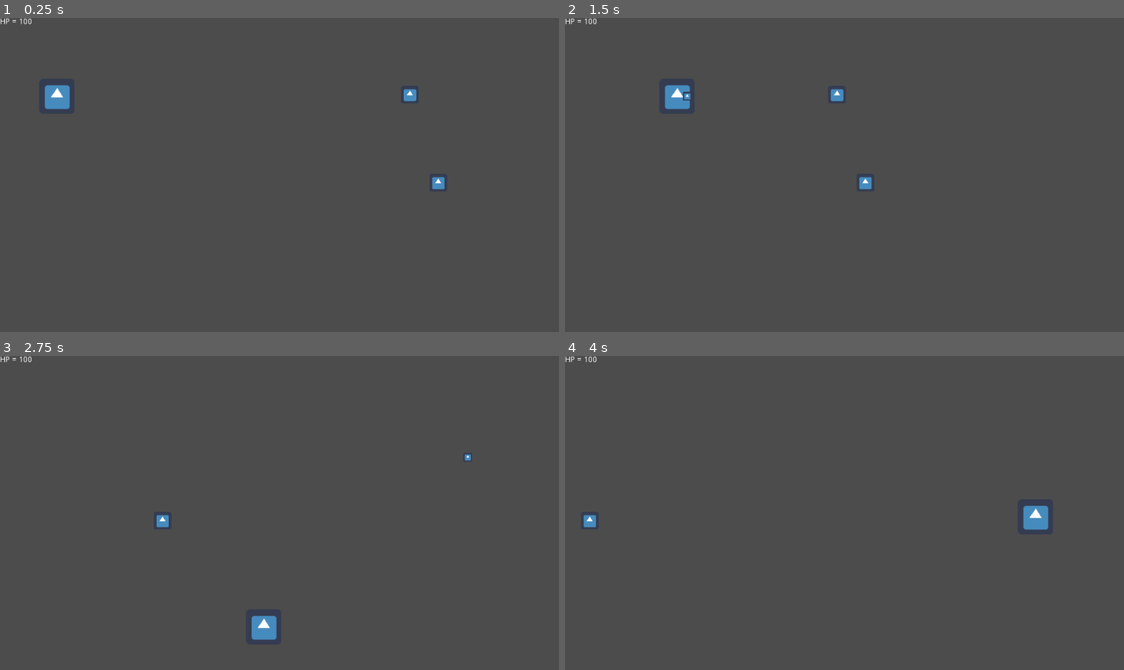
Above: before the commit, frames 1-4 (two rows, left to right).
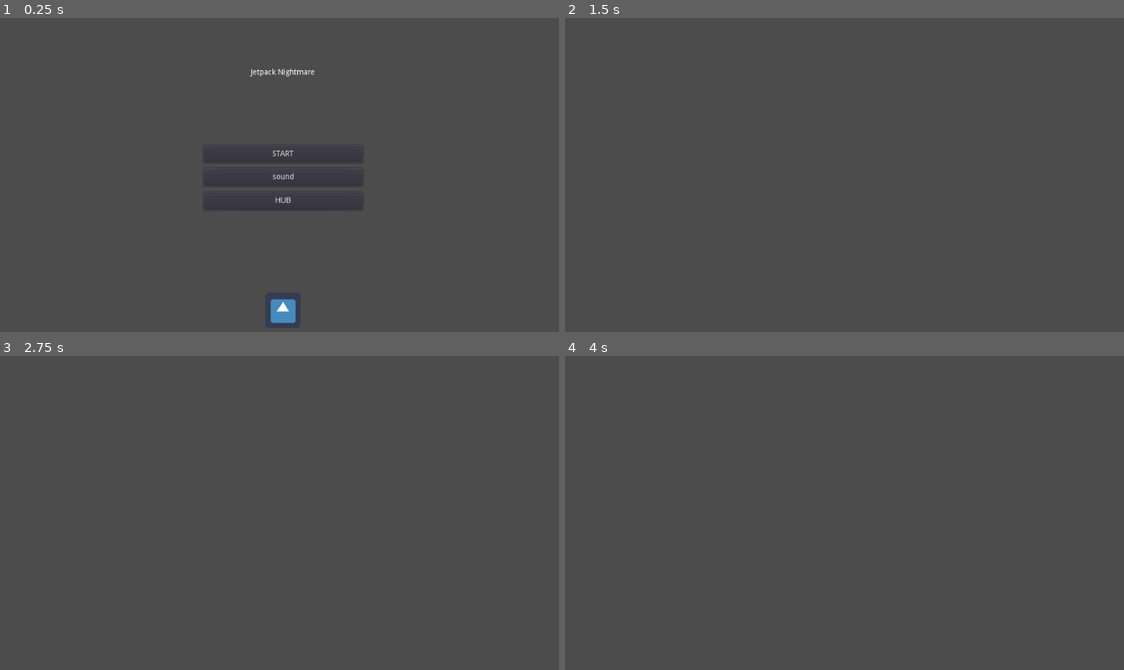
Above: after the commit, the same moments.

Repository: HasanMafatihul/jetpack-nightmare
Game: Godot game, scene res://scenes/screens/main_menu.tscn
Two runs of this game, one before a commit and one after it. Both use one fixed random seed, a clock stepped at 60 frames per second and the inputs below. Before the commit the project starts from res://scenes/main.tscn. The engine's default icon, where the game draws it, is replaced by a stand-in: a white triangle on a blue panel in a dark square.
Inputs (mouse positions are in pixels of both pictures, inside the frame that each line leads up to):
- Up to frame 1 (0.25 s): no input
- Up to frame 2 (1.5 s): click (850, 178) at 0.5 s, where only the run after the commit has a clickable "sound"; hold D (move_right) from 1.28 s (still down); hold Space (shoot) from 1.28 s (still down)
- Up to frame 3 (2.75 s): release D (move_right) at 2.03 s; release Space (shoot) at 2.03 s; hold S (move_down) from 2.03 s (still down); tap Space (shoot) at 2.1 s
- Up to frame 4 (4 s): release S (move_down) at 2.78 s; hold D (move_right) 2.78-3.53 s; hold Space (shoot) 2.78-3.53 s; hold W (move_up) from 3.53 s (still down); tap Space (shoot) at 3.6 s

The runs differ from the first frame. In frame 1, 1.3% of the frame differs, in the area x 0-80%, y 0-98%; in frame 2, 0.6%; in frame 3, 0.5%; in frame 4, 0.5%.
Error after the commit: Attempt to call function 'instance' in base 'null instance' on a null instance. (res://scripts/global.gd:27)

Commit message:
Added main menu. Reorganized some scenes.
Signed-off-by: HasanMafatihul <16521045@mahasiswa.itb.ac.id>

Diff:
--- a/project.godot
+++ b/project.godot
@@ -11,7 +11,7 @@
 [application]
 
 config/name="jetpack nightmare"
-run/main_scene="res://scenes/main.tscn"
+run/main_scene="res://scenes/screens/main_menu.tscn"
 config/icon="res://icon.png"
 
 [autoload]
--- a/scenes/enemy.tscn
+++ b/scenes/enemies/enemy_generic.tscn
@@ -1,7 +1,7 @@
 [gd_scene load_steps=4 format=2]
 
 [ext_resource path="res://icon.png" type="Texture" id=1]
-[ext_resource path="res://scripts/enemy.gd" type="Script" id=2]
+[ext_resource path="res://scenes/enemies/enemy.gd" type="Script" id=2]
 
 [sub_resource type="RectangleShape2D" id=1]
 extents = Vector2( 16, 16 )
--- a/scenes/main.tscn
+++ b/scenes/main.tscn
@@ -1,7 +1,7 @@
 [gd_scene load_steps=9 format=2]
 
 [ext_resource path="res://scenes/Player.tscn" type="PackedScene" id=1]
-[ext_resource path="res://scenes/enemy.tscn" type="PackedScene" id=2]
+[ext_resource path="res://scenes/enemies/enemy_generic.tscn" type="PackedScene" id=2]
 [ext_resource path="res://scripts/levels.gd" type="Script" id=3]
 [ext_resource path="res://scenes/ui.tscn" type="PackedScene" id=4]
 [ext_resource path="res://scenes/coin.tscn" type="PackedScene" id=5]
--- /dev/null
+++ b/scenes/obstacles/obstacle_generic.tscn
@@ -0,0 +1,14 @@
+[gd_scene load_steps=3 format=2]
+
+[ext_resource path="res://icon.png" type="Texture" id=1]
+
+[sub_resource type="RectangleShape2D" id=1]
+extents = Vector2( 32, 32 )
+
+[node name="Area2D" type="Area2D"]
+
+[node name="icon" type="Sprite" parent="."]
+texture = ExtResource( 1 )
+
+[node name="CollisionShape2D" type="CollisionShape2D" parent="."]
+shape = SubResource( 1 )
--- /dev/null
+++ b/scenes/screens/button_global.gd
@@ -0,0 +1,12 @@
+extends Node
+
+export var path:String
+export var altkey:String
+
+func _pressed():
+	global.goto_scene(path)
+
+func _input(event):
+	if altkey:
+		if event.is_action_pressed(altkey):
+			global.goto_scene(path)
--- /dev/null
+++ b/scenes/screens/main_menu.tscn
@@ -0,0 +1,70 @@
+[gd_scene load_steps=3 format=2]
+
+[ext_resource path="res://icon.png" type="Texture" id=1]
+[ext_resource path="res://scenes/screens/button_global.gd" type="Script" id=2]
+
+[node name="Control" type="Control"]
+anchor_right = 1.0
+anchor_bottom = 1.0
+margin_left = 0.89093
+margin_top = -1.7818
+margin_right = 0.890869
+margin_bottom = -1.7818
+__meta__ = {
+"_edit_use_anchors_": false
+}
+
+[node name="title" type="Label" parent="."]
+anchor_left = 0.5
+anchor_right = 0.5
+margin_left = -58.0
+margin_top = 94.4353
+margin_right = 58.0
+margin_bottom = 108.435
+text = "Jetpack Nightmare"
+align = 1
+__meta__ = {
+"_edit_use_anchors_": false
+}
+
+[node name="Sprite" type="Sprite" parent="."]
+position = Vector2( 511.945, 533.159 )
+texture = ExtResource( 1 )
+
+[node name="VBoxContainer" type="VBoxContainer" parent="."]
+anchor_left = 0.5
+anchor_top = 0.5
+anchor_right = 0.5
+anchor_bottom = 0.5
+margin_left = -144.0
+margin_top = -67.0
+margin_right = 145.0
+margin_bottom = 51.0
+custom_constants/separation = 10
+__meta__ = {
+"_edit_use_anchors_": false
+}
+
+[node name="start" type="Button" parent="VBoxContainer"]
+margin_right = 289.0
+margin_bottom = 32.0
+size_flags_vertical = 3
+text = "START"
+script = ExtResource( 2 )
+path = "res://scenes/main.tscn"
+
+[node name="sound" type="Button" parent="VBoxContainer"]
+margin_top = 42.0
+margin_right = 289.0
+margin_bottom = 75.0
+size_flags_vertical = 3
+text = "sound"
+script = ExtResource( 2 )
+
+[node name="hub" type="Button" parent="VBoxContainer"]
+margin_top = 85.0
+margin_right = 289.0
+margin_bottom = 118.0
+size_flags_vertical = 3
+text = "HUB"
+script = ExtResource( 2 )
--- a/scripts/global.gd
+++ b/scripts/global.gd
@@ -1,4 +1,33 @@
 extends Node
+
+var current_scene = null
 
 var coins = 0
 var world_health = 10
+
+func _ready():
+	var root = get_tree().get_root()
+	current_scene = root.get_child(root.get_child_count() - 1)
+
+func goto_scene(path):
+	if path == "quit":
+		get_tree().quit()
+		return
+
+	call_deferred("_deferred_goto_scene", path)
+
+func _deferred_goto_scene(path):
+	# It is now safe to remove the current scene
+	current_scene.free()
+
+	# Load the new scene.
+	var s = ResourceLoader.load(path)
+
+	# Instance the new scene.
+	current_scene = s.instance()
+
+	# Add it to the active scene, as child of root.
+	get_tree().get_root().add_child(current_scene)
+
+	# Optionally, to make it compatible with the SceneTree.change_scene() API.
+	get_tree().set_current_scene(current_scene)
--- a/scripts/player.gd
+++ b/scripts/player.gd
@@ -6,7 +6,11 @@
 # Constant
 const speed_y = 500
 const speed_h = 500
+
+# Variables
 var velocity
+var cd = 0.2
+var timer = 0
 
 # Player status
 var status = {
@@ -27,19 +31,25 @@
 		movement.x += speed_h
 	return movement
 
+# Move per physic process (see godot documentation)
 func _physics_process(delta):
 	velocity = get_input()
 	move_and_collide(velocity * delta)
 
 func _process(delta):
 
+	if timer > 0:
+		timer -= delta
+
 	# Shooting
-	if Input.is_action_just_pressed("shoot"):
+	if Input.is_action_pressed("shoot") and timer <= 0:
 		var inst = bullet.instance()
 		inst.transform = transform
 		get_parent().add_child(inst)
+		timer = cd
 		print("Shoot!")
 
+
+# Getting damaged
 func damaged(damage: int):
 	status["hp"] -= damage
-	print("HP = ", status["hp"])
Renamed: scripts/enemy.gd -> scenes/enemies/enemy.gd
Not shown: 3 places in scenes/main.tscn that only renumber resources
